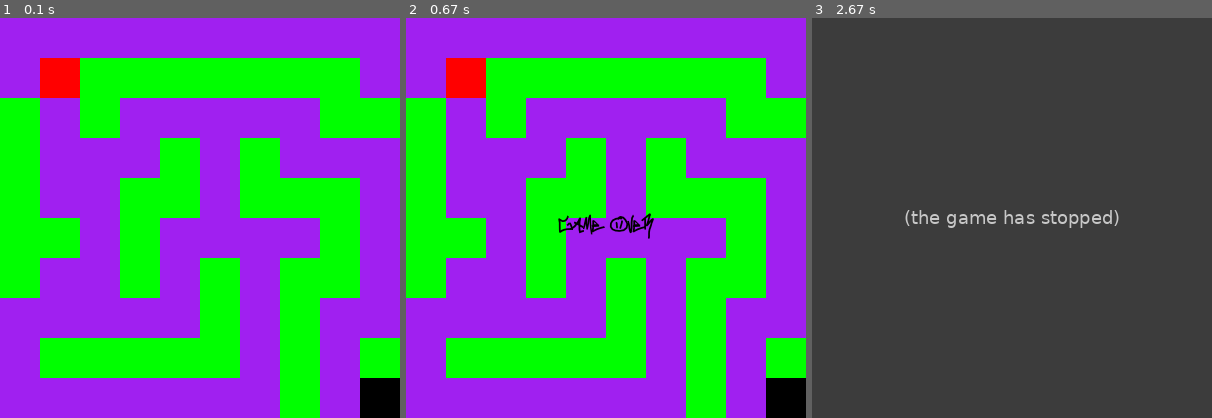
Above: before the commit, frames 1-3 (left to right).
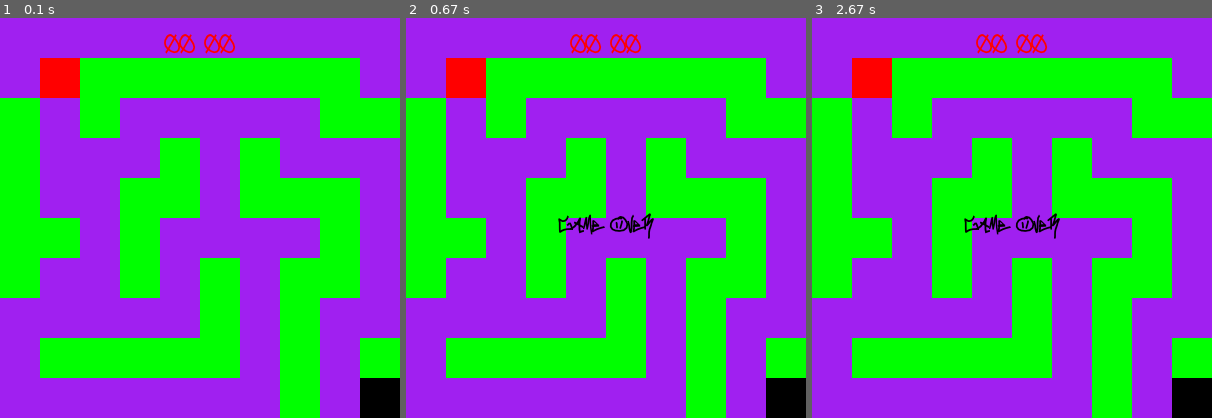
Above: after the commit, the same moments.

Repository: LEPERLIER-Mael-21210975/defi-pygames
Game: pygame game, started from labyrinth.py
The game is run twice, just before and just after one commit, with the same random seed, the same clock (stepped at 60 frames per second) and the same inputs.
Inputs:
- Up to frame 1 (0.1 s): no input
- Up to frame 2 (0.67 s): hold Right from 0.33 s (still down)
- Up to frame 3 (2.67 s): release Right at 0.8 s

The runs differ from the first frame. In frame 1, 0.4% of the frame differs, in the area x 41-59%, y 4-9%; in frame 2, 0.4%; in frame 3, 100%, in the area x 0-100%, y 0-100%.
Before the commit the program exited at 2.35 s; later frames show no game.

Commit message:
modification du labyrinthe

Diff:
--- a/labyrinth.py
+++ b/labyrinth.py
@@ -2,6 +2,7 @@
 from pygame.locals import QUIT
 
 pygame.init()
+pygame.mixer.init()
 
 largeur, hauteur = 400 , 400
 fenetre = pygame.display.set_mode((largeur, hauteur))
@@ -52,9 +53,13 @@
 arrivee_x = largeur - cellule // 2
 arrivee_y = hauteur - cellule // 2
 
+music = pygame.mixer.Sound('sounds/music_labyrinth.mp3')
+music.set_volume(0.1)
+music.play()
+
 
 while True:
-    print(joueur_position_x // 40, joueur_position_y // 40)
+    # print(joueur_position_x // 40, joueur_position_y // 40)
     for event in pygame.event.get():
         # On oublie pas de mettre la condition de sortie
         if event.type == QUIT:
@@ -88,16 +93,20 @@
         # Mettre à jour l'affichage pour voir le texte
         pygame.display.update()
         # Attendre (2 secondes) avant de fermer le jeu pour que le joueur puisse voir le game over
-        pygame.time.wait(2000)
+        pygame.time.wait(4000)
         # On ferme comme quand on appuie sur la croix
         pygame.quit()
         sys.exit()
 
 
     # Exactement de la même manière que pour la défaite lorsqu'on touche un mur
-    # la victoire lorsqu'on touche l'objectif
+    # la victoire lorsqu'on touche l'objectif mais aussi un timer
     if joueur_position_x - arrivee_x > -40 and joueur_position_y - arrivee_y > -40:
-        victoire_text = font.render("VICTOIRE", True, couleur_joueur)
+        # Calculer le temps final
+        secondes_passees = pygame.time.get_ticks() // 1000
+        minutes = secondes_passees // 60
+        secondes = secondes_passees % 60
+        victoire_text = font.render(f"Bravo ! Tu as gagné en {minutes:02}:{secondes:02} !", True, couleur_joueur)
         fenetre.blit(victoire_text, (largeur // 2 - victoire_text.get_width() // 2, hauteur // 2 - victoire_text.get_height() // 2))
         pygame.display.update()
         pygame.time.wait(2000)
@@ -105,6 +114,13 @@
         sys.exit()
 
     fenetre.fill(couleur_fenetre)
+
+    # Calculer et afficher le timer
+    secondes_passees = pygame.time.get_ticks() // 1000
+    minutes = secondes_passees // 60
+    secondes = secondes_passees % 60
+    timer_texte = font.render(f"{minutes:02}:{secondes:02}", True, couleur_joueur)
+    fenetre.blit(timer_texte, (largeur // 2 - timer_texte.get_width() // 2, 0))
 
     # Dessiner les murs (en les aggrandissant avec la taille des cellules)
     for mur in murs:
--- a/snake.py
+++ b/snake.py
@@ -40,6 +40,7 @@
 
 # Charger les fichiers audios
 son_jeu = pygame.mixer.Sound(os.path.join('sounds/eva_op.mp3'))
+son_jeu.set_volume(0.1)
 
 
 # Fonction pour démarrer le jeu
Not shown, added: sounds/music_labyrinth.mp3
